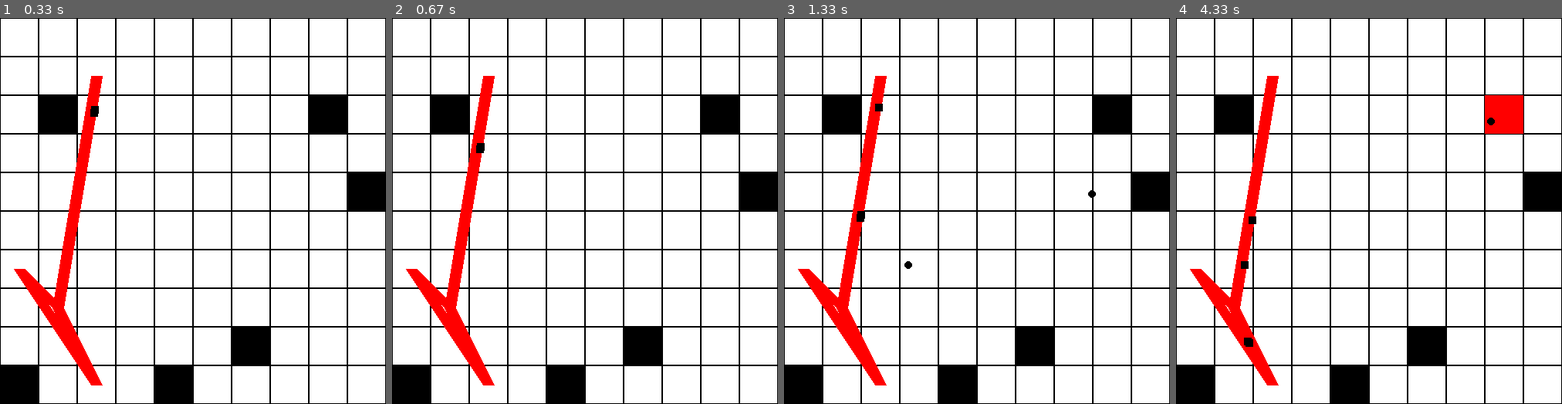
Above: before the commit, frames 1-4 (left to right).
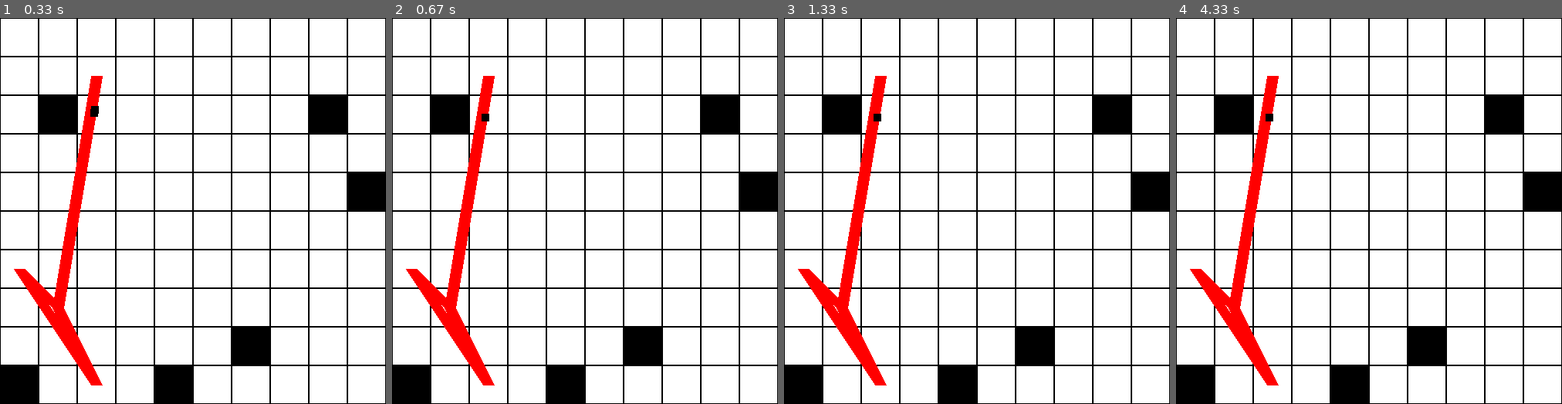
Above: after the commit, the same moments.

Repository: sillypantscoder/pygametowerdefense
Game: pygame game, started from main.py
Same seed, same stepped clock (60 frames per second), same inputs: the game is played once before the commit and once after it.
Inputs (mouse positions are in pixels of both pictures, inside the frame that each line leads up to):
- Up to frame 1 (0.33 s): no input
- Up to frame 2 (0.67 s): press the mouse at (585, 238) at 0.37 s; move the mouse to (538, 226) at 0.47 s; release the mouse at (492, 214) at 0.6 s
- Up to frame 3 (1.33 s): no input
- Up to frame 4 (4.33 s): no input

Frame 1 is identical in both runs. In frame 2, less than 0.1% of the frame differs, in the area x 21-26%, y 24-35%; in frame 3, 0.2%; in frame 4, 1.1%, in the area x 16-90%, y 20-86%.

Commit message:
Clicking no longer stops menu [bugs]

Diff:
--- a/main.py
+++ b/main.py
@@ -129,7 +129,7 @@
 		pos = pygame.mouse.get_pos()
 		x = math.floor(pos[0] / CELLSIZE)
 		y = math.floor(pos[1] / CELLSIZE)
-		if pygame.mouse.get_pressed()[0]: return;
+		#if pygame.mouse.get_pressed()[0]: return;
 		k = pygame.key.get_pressed()
 		if k[pygame.K_s]: BOARD[x][y] = 100
 		if k[pygame.K_b]: BOARD[x][y] = 99
